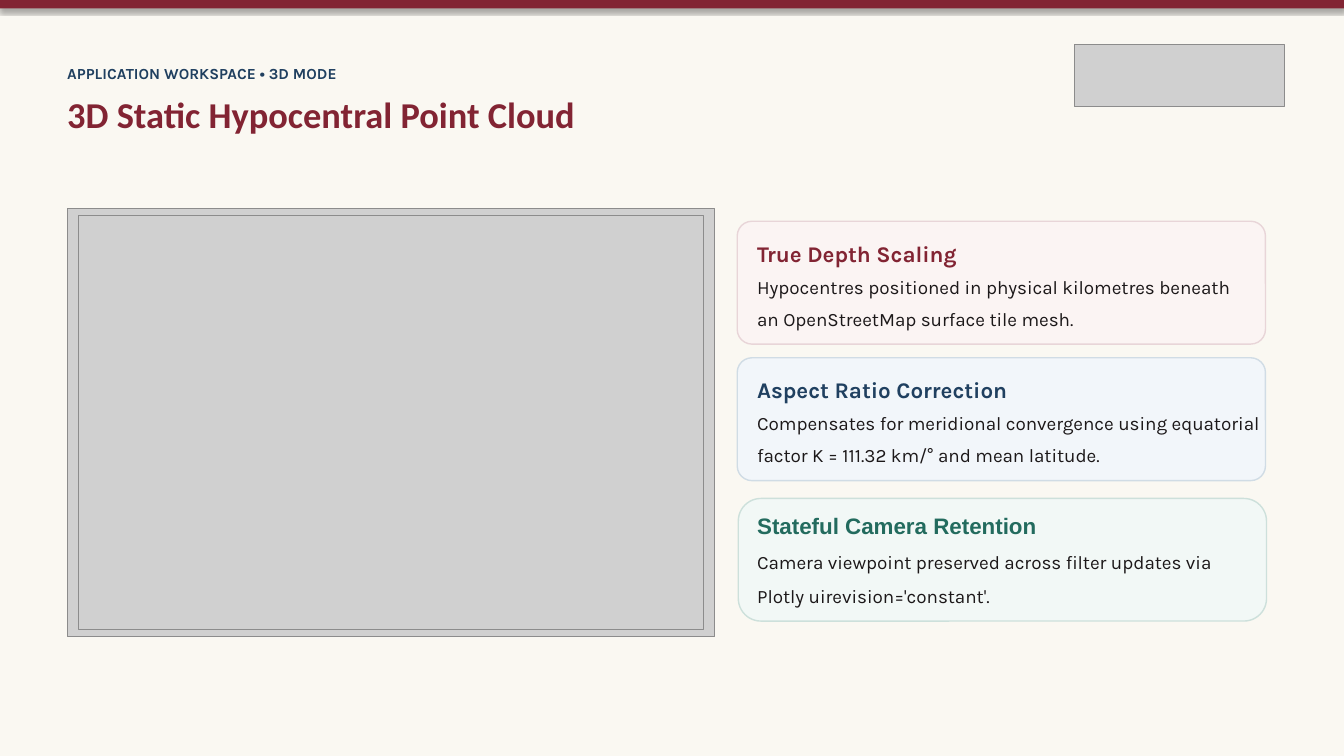
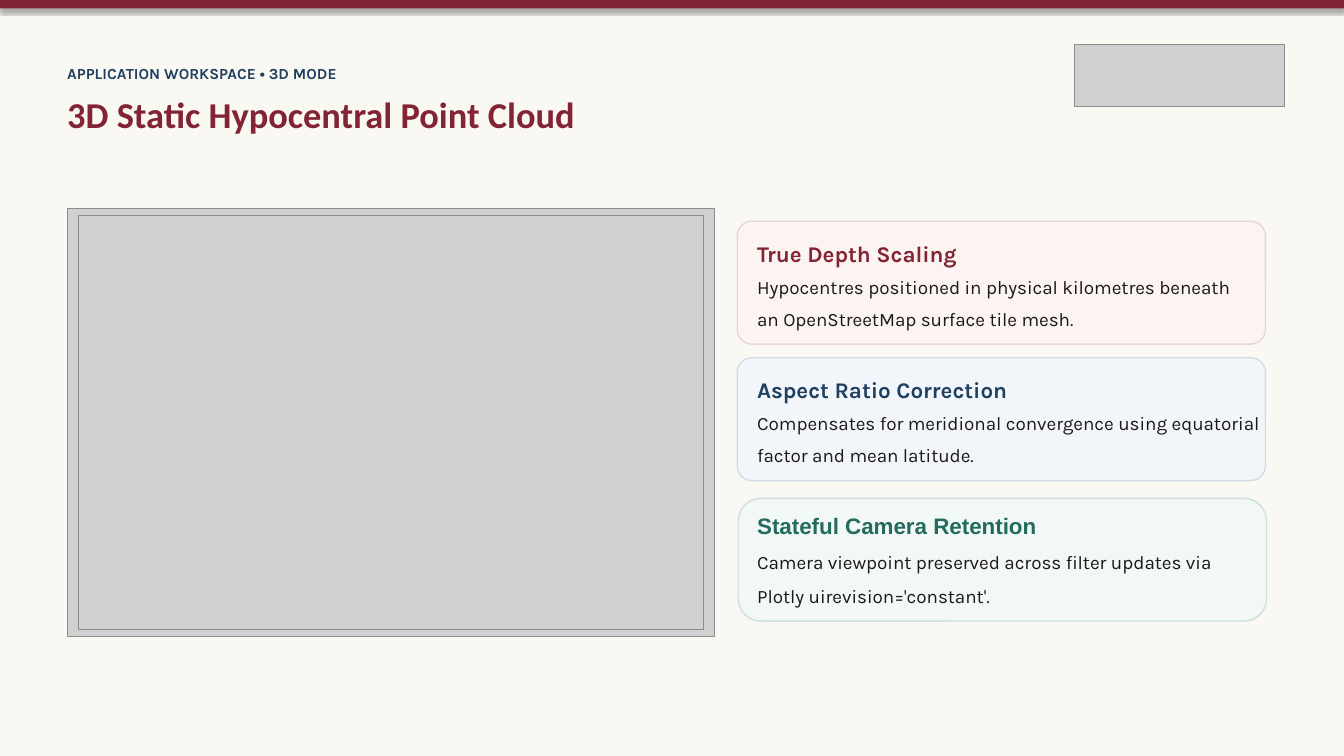
Before and after one commit to Crucio104/Seismic-Viewer-Presentation, a slide deck: slide 6 of thesis/presentation/Seismic Viewer - Thesis Defense.pptx. Drawn at 1344x756 pixels with LibreOffice and Linux fonts; fonts in the diff are those of the drawing; grey boxes stand for pictures. Boxes give left, top, right and bottom in pixels: in the first picture for what was removed or moved away, otherwise in the second. Text is boxed around its words. In the diff, an @@ line names an element or a change of style, - is before the commit and + after.

```diff
--- a/thesis/presentation/Seismic Viewer - Thesis Defense.pptx
+++ b/thesis/presentation/Seismic Viewer - Thesis Defense.pptx
@@ text at [757, 417, 1260, 463]: text changed @@
-Compensates for meridional convergence using equatorial factor K = 111.32 km/° and mean latitude.
+Compensates for meridional convergence using equatorial factor and mean latitude.
```
Also in this commit, not shown: 10 other slides changed, 11 other files.
